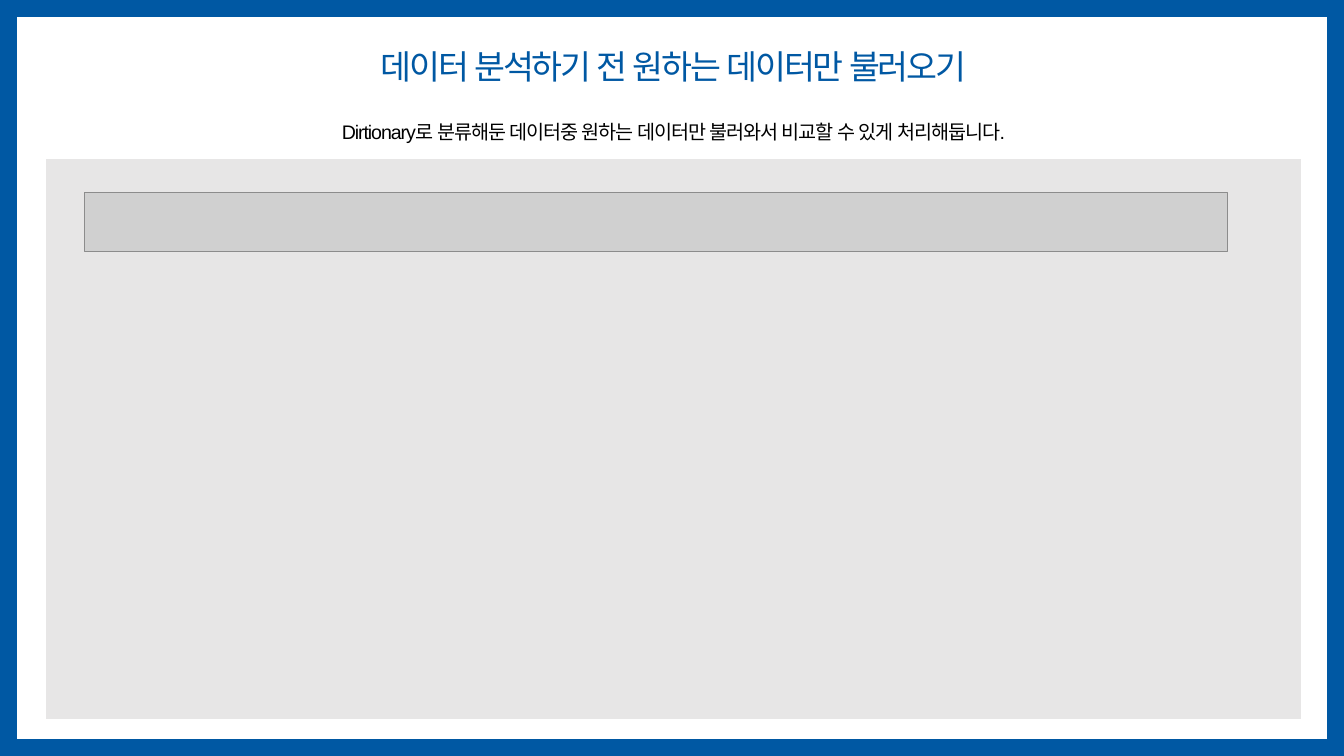
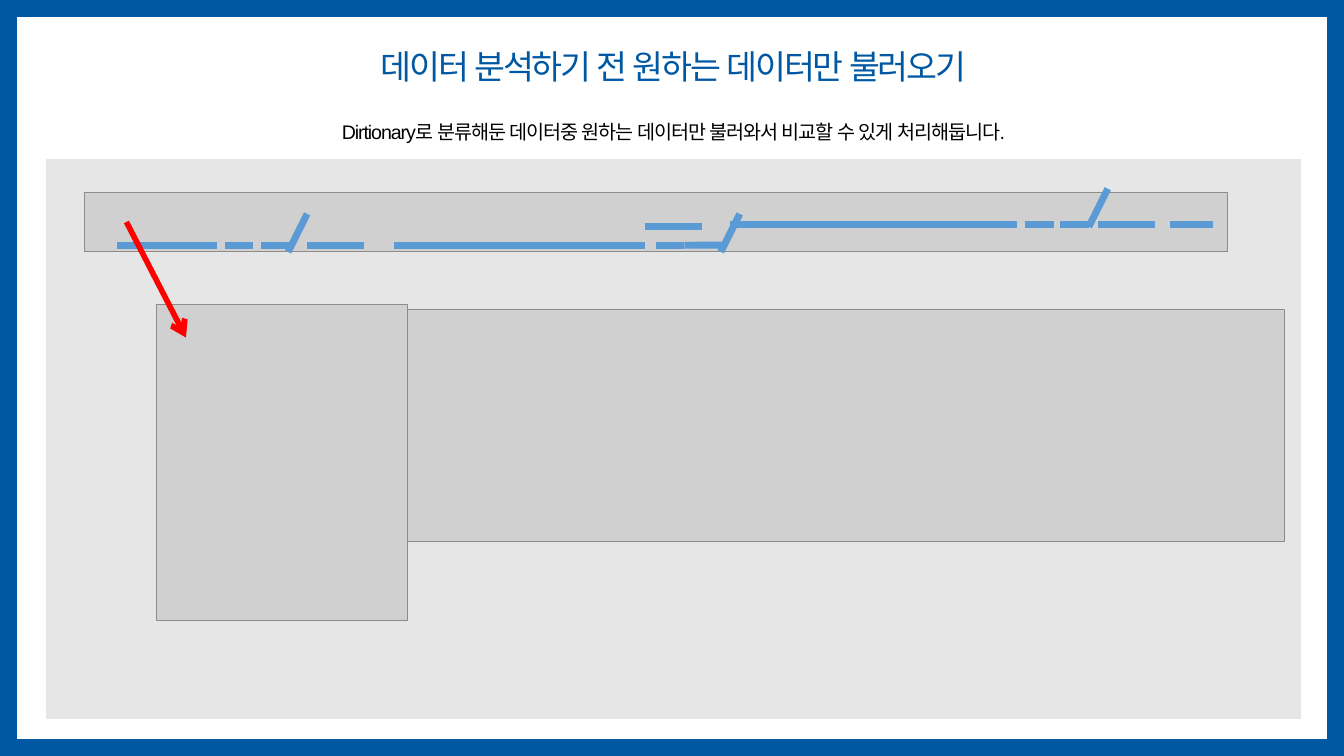
Before and after one commit to Dorabean/Data-Analysis_200311, a slide deck: slide 4 of O_Retail초안.pptx. Drawn at 1344x756 pixels with LibreOffice and Linux fonts; fonts in the diff are those of the drawing; grey boxes stand for pictures. Boxes give left, top, right and bottom in pixels: in the first picture for what was removed or moved away, otherwise in the second. Text is boxed around its words. In the diff, an @@ line names an element or a change of style, - is before the commit and + after.

```diff
--- a/O_Retail초안.pptx
+++ b/O_Retail초안.pptx
@@ line added from (1108, 189) to (1089, 227), #5B9BD5 5 pt @@
@@ arrow added from (126, 222) to (187, 338), #FF0000 4 pt @@
@@ line added from (308, 214) to (288, 252), #5B9BD5 5 pt @@
@@ line added from (702, 226) to (645, 226), #5B9BD5 5 pt @@
@@ line added from (740, 214) to (721, 252), #5B9BD5 5 pt @@
@@ line added from (1017, 225) to (731, 225), #5B9BD5 5 pt @@
@@ line added from (1055, 225) to (1025, 225), #5B9BD5 5 pt @@
@@ line added from (1089, 225) to (1061, 225), #5B9BD5 5 pt @@
@@ line added from (1155, 225) to (1099, 225), #5B9BD5 5 pt @@
@@ line added from (1214, 225) to (1171, 225), #5B9BD5 5 pt @@
@@ line added from (217, 245) to (118, 245), #5B9BD5 5 pt @@
@@ line added from (253, 245) to (225, 245), #5B9BD5 5 pt @@
@@ line added from (290, 245) to (261, 245), #5B9BD5 5 pt @@
@@ line added from (364, 245) to (308, 245), #5B9BD5 5 pt @@
@@ line added from (645, 245) to (394, 245), #5B9BD5 5 pt @@
@@ line added from (685, 245) to (656, 245), #5B9BD5 5 pt @@
@@ line added from (723, 245) to (685, 245), #5B9BD5 5 pt @@
@@ picture added at (156,304,408,620) @@
@@ picture added at (160,310,1285,541) @@
```
Also in this commit, not shown: 3 other slides changed, 1 other file.
